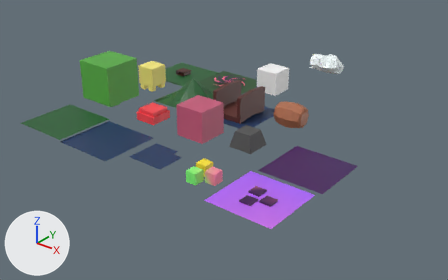
The Blender file scenes/toxic-prefabs.blend, before and after one commit.
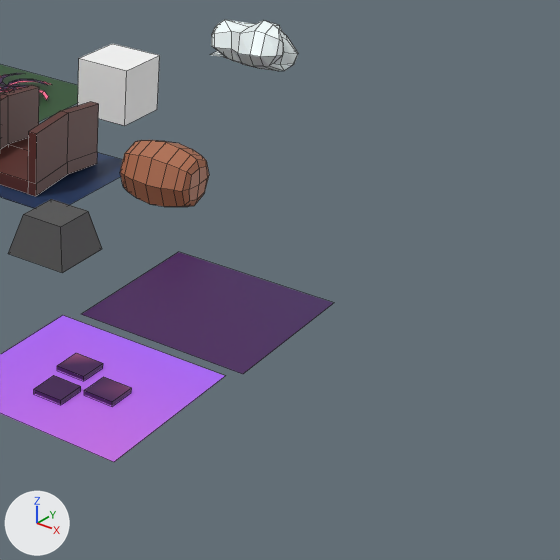
Old and new are each drawn whole from a 50 mm camera at (9.89, -5.39, 4.97) aimed at (3.56, 2.52, 0.07) and again close up on the part from 50% to 100% of the width and 16% to 96% of the height. Arrows for +X, +Y and +Z are at lower left; the lights stay in place. The close-ups show mesh edges as thin lines.

The first close-up shows 'Barrel', 'Bridge', 'Cloud', 'Cube', 'Disposal', 'Protesters_Contaminated', 'River_Straight_Toxic', 'Rock'.
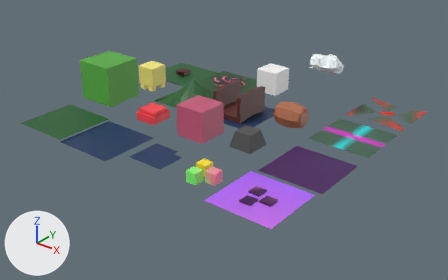
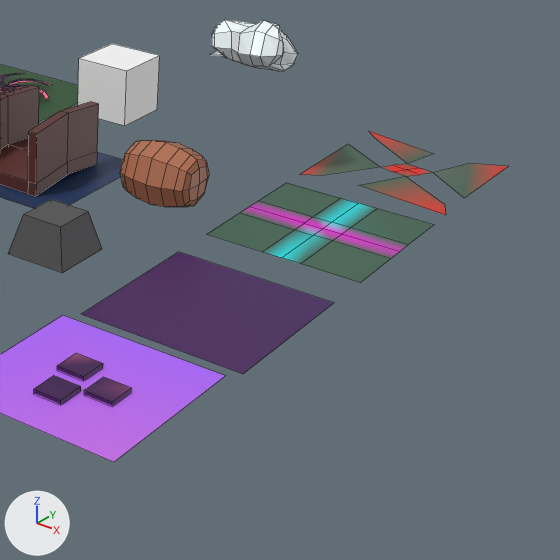
Location of each change, [x1, y1, x2, y2] in pixels of the close-ups (560 x 560 px):
'Turnstile', added: after [207, 183, 434, 282]
'Pit', added: after [301, 131, 509, 215]

What changed in the scene script:
```text
Add mat_vertex_color_002:
    mat_vertex_color_002 = bpy.data.materials.new('vertex_color.002')
    mat_vertex_color_002.use_nodes = True; mat_vertex_color_002.node_tree.nodes.clear()
    _N = mat_vertex_color_002.node_tree.nodes; _L = mat_vertex_color_002.node_tree.links
    n0 = _N.new('ShaderNodeOutputMaterial'); n0.name = 'Material Output'
    n1 = _N.new('ShaderNodeBsdfPrincipled'); n1.name = 'Principled BSDF'
    n1.distribution = 'GGX'
    n1.subsurface_method = 'BURLEY'
    n2 = _N.new('ShaderNodeVertexColor'); n2.name = 'Vertex Color'
    _L.new(n1.outputs[0], n0.inputs[0])  # 'BSDF' to 'Surface'
    _L.new(n2.outputs[0], n1.inputs[0])  # 'Color' to 'Base Color'
Add mat_vertex_color_003:
    mat_vertex_color_003 = bpy.data.materials.new('vertex_color.003')
    mat_vertex_color_003.use_nodes = True; mat_vertex_color_003.node_tree.nodes.clear()
    _N = mat_vertex_color_003.node_tree.nodes; _L = mat_vertex_color_003.node_tree.links
    n0 = _N.new('ShaderNodeOutputMaterial'); n0.name = 'Material Output'
    n1 = _N.new('ShaderNodeBsdfPrincipled'); n1.name = 'Principled BSDF'
    n1.distribution = 'GGX'
    n1.subsurface_method = 'BURLEY'
    n2 = _N.new('ShaderNodeVertexColor'); n2.name = 'Vertex Color'
    _L.new(n1.outputs[0], n0.inputs[0])  # 'BSDF' to 'Surface'
    _L.new(n2.outputs[0], n1.inputs[0])  # 'Color' to 'Base Color'
Add me_cube_001:
    me_cube_001.from_pydata(...)  # 25 vertices, 16 faces; spans x -0.574..0.574, y -0.555..0.555, z -0.014
    me_cube_001.materials.append(mat_vertex_color_002)
Add me_cube_005:
    me_cube_005.from_pydata(...)  # 21 vertices, 8 faces; spans x -0.574..0.574, y -0.555..0.555, z -0.041..0.014
    me_cube_005.materials.append(mat_vertex_color_003)
Add ob_turnstile:
    ob_turnstile = bpy.data.objects.new('Turnstile', me_cube_001)
    ob_turnstile.location = (5.564, 3.6, 0.34)
Add ob_pit:
    ob_pit = bpy.data.objects.new('Pit', me_cube_005)
    ob_pit.location = (5.564, 4.904, 0.34)
```
